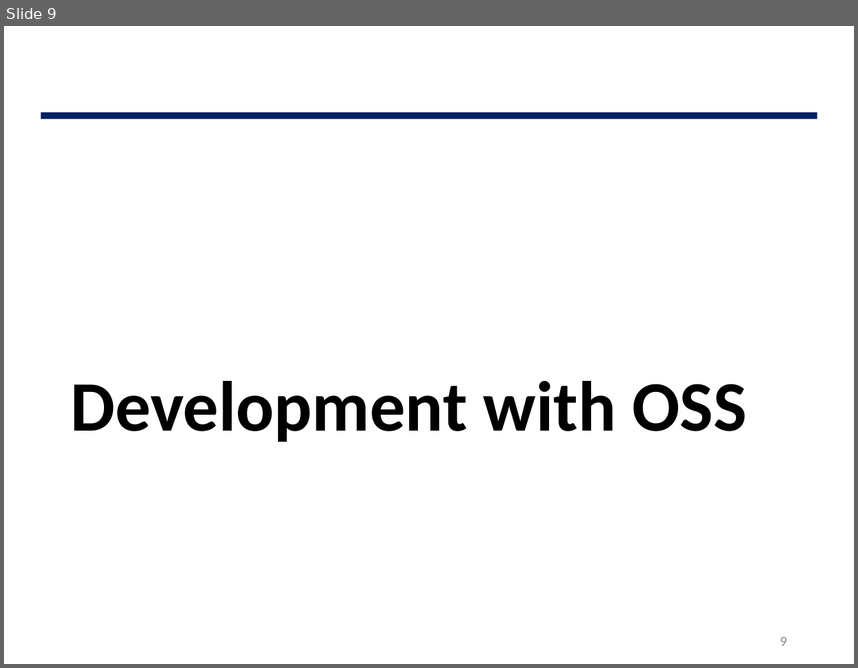
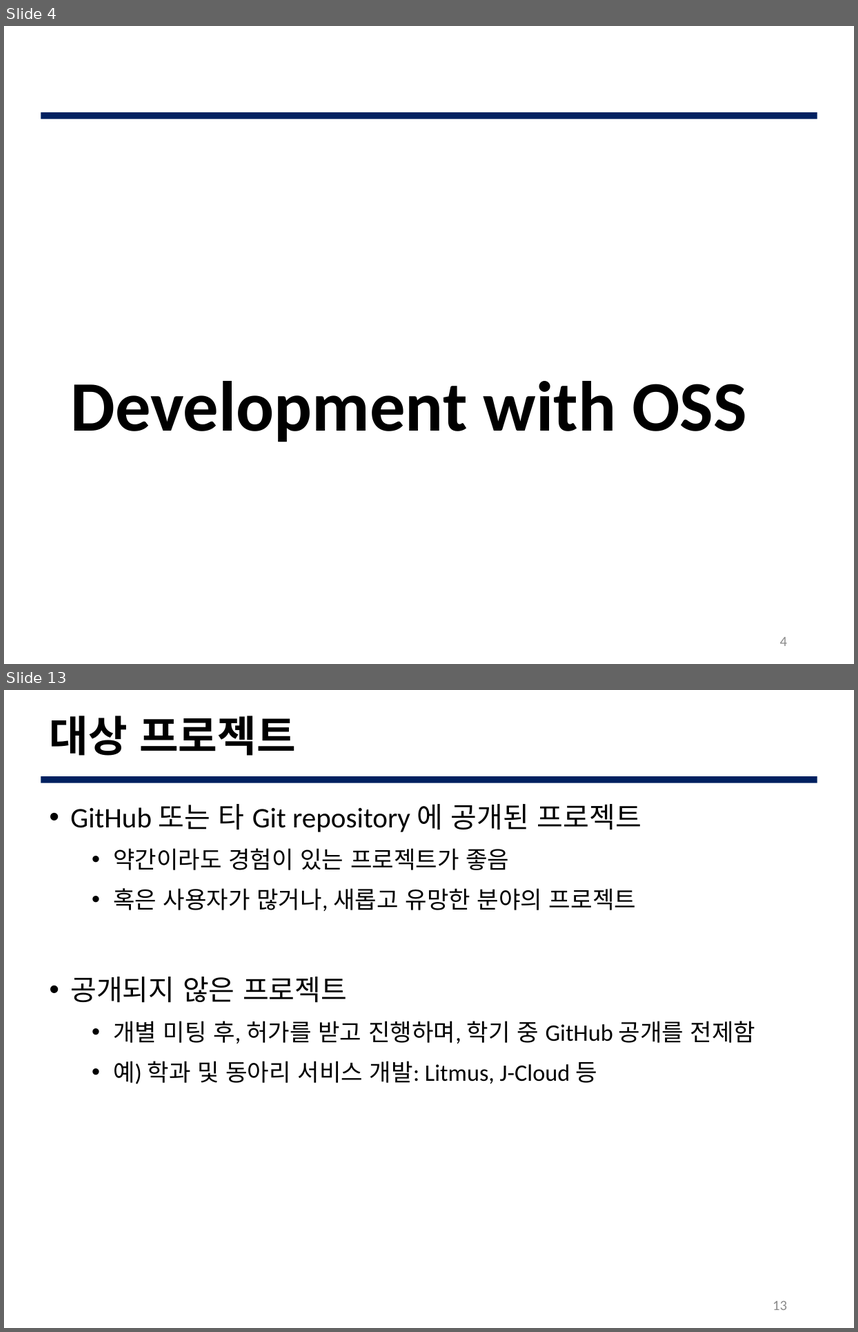
Before and after one commit to JBNU-JEduTools/osscourse, a slide deck: Slides/4. Using Open Source SW.pptx. Shown one above the other, each under a label of ours: slide 9 before the commit, slides 4 and 13 after it; the slides between them are not shown. The pictures are 858x668 and 858x1332 pixels, drawn with LibreOffice and Linux fonts; fonts in the diff are those of the drawing; background and template pictures are left out. Boxes give left, top, right and bottom in pixels: in the first picture for what was removed or moved away, otherwise in the second. Text is boxed around its words. In the diff, an @@ line names an element or a change of style, - is before the commit and + after.

```diff
--- a/Slides/4. Using Open Source SW.pptx
+++ b/Slides/4. Using Open Source SW.pptx
@@ slide 13 added at (x1=4, y1=690, x2=854, y2=1328), background #FFFFFF; not listed: 1 template element that a slide beside it also shows @@
@@ title added at (x1=50, y1=716, x2=296, y2=756), 36 pt, text #000000, bold @@
+대상 프로젝트
@@ text added at (x1=70, y1=804, x2=756, y2=1084), 20 pt, text #000000 @@
+• GitHub 또는 타 Git repository 에 공개된 프로젝트
+  • 약간이라도 경험이 있는 프로젝트가 좋음
+  • 혹은 사용자가 많거나, 새롭고 유망한 분야의 프로젝트
+• 공개되지 않은 프로젝트
+  • 개별 미팅 후, 허가를 받고 진행하며, 학기 중 GitHub 공개를 전제함
+  • 예) 학과 및 동아리 서비스 개발: Litmus, J-Cloud 등
@@ page number added at (x1=773, y1=1301, x2=787, y2=1310), 12 pt, text #8C8C8C @@
+13
@@ what was slide 9 is now slide 4 @@
@@ page number at (x1=780, y1=637, x2=787, y2=646): text changed @@
-9
+4
```
Also in this commit, not shown: 6 slides changed, 14 other slides added, 17 slides removed, 9 other files.
